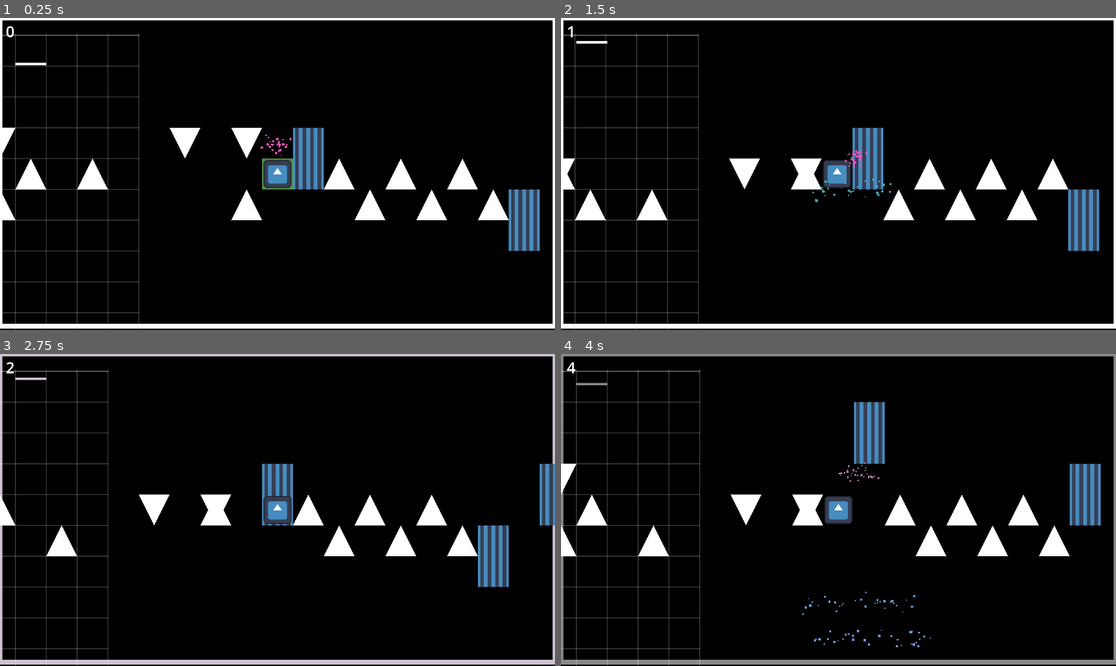
Above: before the commit, frames 1-4 (two rows, left to right).
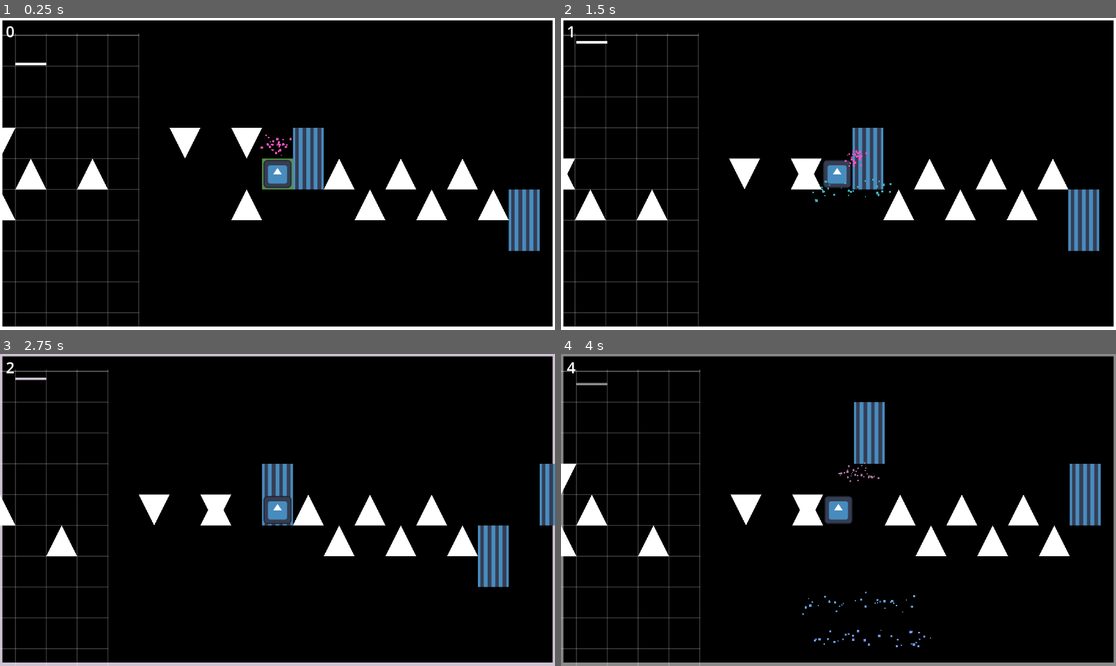
Above: after the commit, the same moments.

Repository: pradoh97/square-jam
Game: Godot game, scene res://levels/test_level/test_level.tscn
Two runs of this game, one before a commit and one after it. Both use one fixed random seed, a clock stepped at 60 frames per second and the inputs below. The engine's default icon, where the game draws it, is replaced by a stand-in: a white triangle on a blue panel in a dark square.
Inputs:
- Up to frame 1 (0.25 s): no input
- Up to frame 2 (1.5 s): tap D (move) at 0.6, 1.35 s
- Up to frame 3 (2.75 s): tap D (move) at 2.1 s
- Up to frame 4 (4 s): tap D (move) at 2.85, 3.6 s

The runs differ from the first frame. In frame 1, 1.3% of the frame differs, in the area x 0-100%, y 97-100%; in frame 2, 1.3%; in frame 3, 1.3%; in frame 4, 1.3%.

Commit message:
Move helpers to own folder

Diff:
--- a/checkpoint/check_point.tscn
+++ b/helpers/checkpoint/check_point.tscn
@@ -1,6 +1,6 @@
 [gd_scene load_steps=9 format=3 uid="uid://85gnfaw3qhht"]
 
-[ext_resource type="Script" uid="uid://i7bhpcc12syt" path="res://checkpoint/check_point.gd" id="1_k387o"]
+[ext_resource type="Script" uid="uid://i7bhpcc12syt" path="res://helpers/checkpoint/check_point.gd" id="1_k387o"]
 
 [sub_resource type="RectangleShape2D" id="RectangleShape2D_oegys"]
 size = Vector2(64, 64)
--- a/helpers/compass_feedback.tscn
+++ b/helpers/compass_feedback/compass_feedback.tscn
@@ -1,6 +1,6 @@
 [gd_scene load_steps=2 format=3 uid="uid://o3078tpyrg2"]
 
-[ext_resource type="Script" uid="uid://buq02kmcuechh" path="res://helpers/compass_feedback.gd" id="1_de0eh"]
+[ext_resource type="Script" uid="uid://buq02kmcuechh" path="res://helpers/compass_feedback/compass_feedback.gd" id="1_de0eh"]
 
 [node name="CompassFeedback" type="Node2D"]
 script = ExtResource("1_de0eh")
@@ -12,5 +12,7 @@
 width = 5.0
 
 [node name="Static" type="Line2D" parent="."]
+position = Vector2(0, 3)
+scale = Vector2(1, 1.0090909)
 points = PackedVector2Array(-576, -320, -576, 320, 576, 320, 576, -320)
 closed = true
--- a/helpers/grid.tscn
+++ b/helpers/grid/grid.tscn
@@ -1,6 +1,6 @@
 [gd_scene load_steps=2 format=3 uid="uid://cbhw7ke4rkgcb"]
 
-[ext_resource type="Script" uid="uid://vxjlfc17d6vb" path="res://helpers/grid.gd" id="1_613nu"]
+[ext_resource type="Script" uid="uid://vxjlfc17d6vb" path="res://helpers/grid/grid.gd" id="1_613nu"]
 
 [node name="Grid" type="Node2D"]
 modulate = Color(1, 1, 1, 0.21960784)
--- a/helpers/level_section.tscn
+++ b/helpers/level_section/level_section.tscn
@@ -1,6 +1,6 @@
 [gd_scene load_steps=2 format=3 uid="uid://bv607xcadh3bp"]
 
-[ext_resource type="Script" uid="uid://blehcjfy223sl" path="res://helpers/level_section.gd" id="1_lmea7"]
+[ext_resource type="Script" uid="uid://blehcjfy223sl" path="res://helpers/level_section/level_section.gd" id="1_lmea7"]
 
 [node name="LevelSection" type="Node2D"]
 script = ExtResource("1_lmea7")
--- a/helpers/looping_music.tscn
+++ b/helpers/looping_music/looping_music.tscn
@@ -1,6 +1,6 @@
 [gd_scene load_steps=3 format=3 uid="uid://dodaer6dcobqc"]
 
-[ext_resource type="Script" uid="uid://2aeyipefdu5c" path="res://helpers/looping_music.gd" id="1_tjyhv"]
+[ext_resource type="Script" uid="uid://2aeyipefdu5c" path="res://helpers/looping_music/looping_music.gd" id="1_tjyhv"]
 [ext_resource type="AudioStream" uid="uid://bo885q0fx5f8b" path="res://running-night-393139.mp3" id="2_2klff"]
 
 [node name="LoopingMusic" type="Node2D"]
--- a/levels/test_level/section1.tscn
+++ b/levels/test_level/section1.tscn
@@ -1,9 +1,9 @@
 [gd_scene load_steps=5 format=3 uid="uid://biq0ohlo14sy3"]
 
-[ext_resource type="PackedScene" uid="uid://bv607xcadh3bp" path="res://helpers/level_section.tscn" id="1_vatwb"]
+[ext_resource type="PackedScene" uid="uid://bv607xcadh3bp" path="res://helpers/level_section/level_section.tscn" id="1_vatwb"]
 [ext_resource type="PackedScene" uid="uid://v31f22m5y1nt" path="res://hazards/wall.tscn" id="2_6l26t"]
 [ext_resource type="PackedScene" uid="uid://c2fkf2drct4ko" path="res://hazards/spike.tscn" id="3_rfcc2"]
-[ext_resource type="PackedScene" uid="uid://85gnfaw3qhht" path="res://checkpoint/check_point.tscn" id="6_m66kn"]
+[ext_resource type="PackedScene" uid="uid://85gnfaw3qhht" path="res://helpers/checkpoint/check_point.tscn" id="6_m66kn"]
 
 [node name="Section1" instance=ExtResource("1_vatwb")]
 
--- a/levels/test_level/section_2.tscn
+++ b/levels/test_level/section_2.tscn
@@ -1,8 +1,8 @@
 [gd_scene load_steps=5 format=3 uid="uid://6xht4kp53oug"]
 
-[ext_resource type="PackedScene" uid="uid://bv607xcadh3bp" path="res://helpers/level_section.tscn" id="1_2fprx"]
+[ext_resource type="PackedScene" uid="uid://bv607xcadh3bp" path="res://helpers/level_section/level_section.tscn" id="1_2fprx"]
 [ext_resource type="PackedScene" uid="uid://c2fkf2drct4ko" path="res://hazards/spike.tscn" id="2_nx17a"]
-[ext_resource type="PackedScene" uid="uid://85gnfaw3qhht" path="res://checkpoint/check_point.tscn" id="3_6jewo"]
+[ext_resource type="PackedScene" uid="uid://85gnfaw3qhht" path="res://helpers/checkpoint/check_point.tscn" id="3_6jewo"]
 [ext_resource type="PackedScene" uid="uid://v31f22m5y1nt" path="res://hazards/wall.tscn" id="3_d410u"]
 
 [node name="Section2" instance=ExtResource("1_2fprx")]
--- a/levels/test_level/section_test.tscn
+++ b/levels/test_level/section_test.tscn
@@ -1,11 +1,11 @@
 [gd_scene load_steps=7 format=3 uid="uid://cqkoh80tj5pj7"]
 
-[ext_resource type="PackedScene" uid="uid://bv607xcadh3bp" path="res://helpers/level_section.tscn" id="1_vatwb"]
+[ext_resource type="PackedScene" uid="uid://bv607xcadh3bp" path="res://helpers/level_section/level_section.tscn" id="1_vatwb"]
 [ext_resource type="PackedScene" uid="uid://v31f22m5y1nt" path="res://hazards/wall.tscn" id="2_6l26t"]
 [ext_resource type="PackedScene" uid="uid://c2fkf2drct4ko" path="res://hazards/spike.tscn" id="3_rfcc2"]
 [ext_resource type="PackedScene" uid="uid://clqxyej8jsra3" path="res://hazards/slow_spike.tscn" id="4_20ywr"]
 [ext_resource type="PackedScene" uid="uid://x8djwjm1fw50" path="res://hazards/quick_wall.tscn" id="5_4hkuo"]
-[ext_resource type="PackedScene" uid="uid://85gnfaw3qhht" path="res://checkpoint/check_point.tscn" id="6_m66kn"]
+[ext_resource type="PackedScene" uid="uid://85gnfaw3qhht" path="res://helpers/checkpoint/check_point.tscn" id="6_m66kn"]
 
 [node name="TestSection" instance=ExtResource("1_vatwb")]
 
Renamed: checkpoint/check_point.gd -> helpers/checkpoint/check_point.gd
Renamed: checkpoint/check_point.gd.uid -> helpers/checkpoint/check_point.gd.uid
Renamed: helpers/compass_feedback.gd -> helpers/compass_feedback/compass_feedback.gd
Renamed: helpers/compass_feedback.gd.uid -> helpers/compass_feedback/compass_feedback.gd.uid
Renamed: helpers/grid.gd -> helpers/grid/grid.gd
Renamed: helpers/grid.gd.uid -> helpers/grid/grid.gd.uid
Renamed: helpers/level_section.gd -> helpers/level_section/level_section.gd
Renamed: helpers/level_section.gd.uid -> helpers/level_section/level_section.gd.uid
Renamed: helpers/looping_music.gd -> helpers/looping_music/looping_music.gd
Renamed: helpers/looping_music.gd.uid -> helpers/looping_music/looping_music.gd.uid
